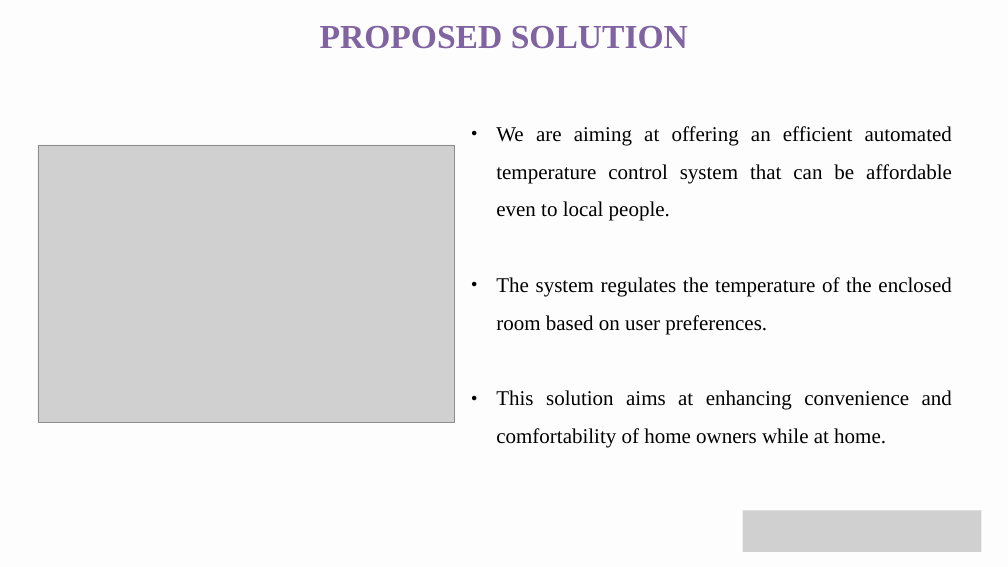
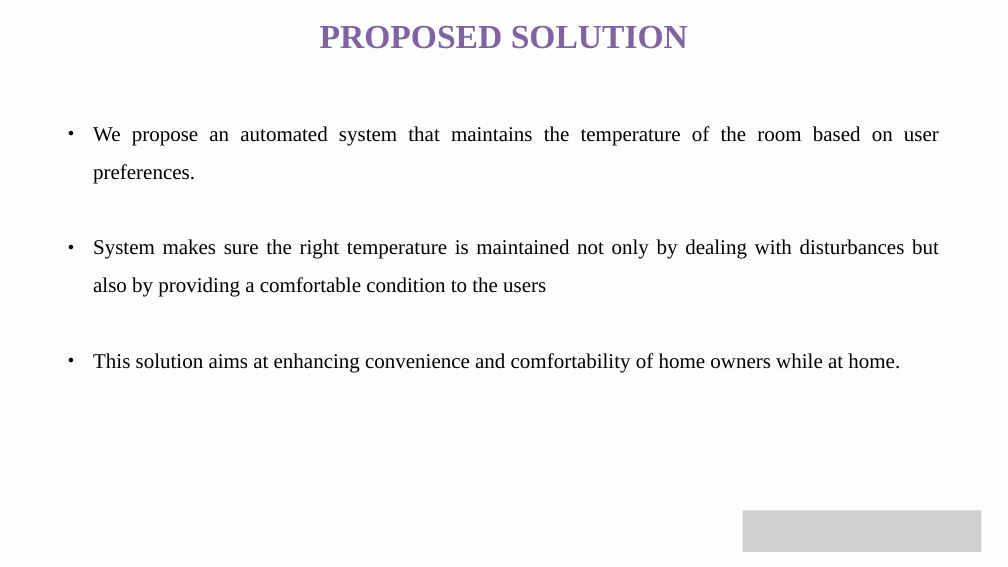
Before and after one commit to arc1o1/Automated_Temperature_Control_System, a slide deck: slide 4 of 02_documentation/Automated_Temperature_Control_System_GIP_Project_Implementation_Presentation.pptx (slide 6 before the commit). Drawn at 1008x567 pixels with LibreOffice and Linux fonts; fonts in the diff are those of the drawing; grey boxes stand for pictures. Boxes give left, top, right and bottom in pixels: in the first picture for what was removed or moved away, otherwise in the second. Text is boxed around its words. In the diff, an @@ line names an element or a change of style, - is before the commit and + after.

```diff
--- a/02_documentation/Automated_Temperature_Control_System_GIP_Project_Implementation_Presentation.pptx
+++ b/02_documentation/Automated_Temperature_Control_System_GIP_Project_Implementation_Presentation.pptx
@@ text "We propose an automated system ...": place and size @@
-text "We propose an automated system ..." at [496, 126, 952, 448]
+text "We propose an automated system ..." at [93, 126, 939, 373]
@@ picture removed at [38, 145, 455, 422] @@
@@ text at [93, 126, 939, 297]: text changed @@
-● We are aiming at offering an efficient automated temperature control system that can be affordable even to local people.
-● The system regulates the temperature of the enclosed room based on user preferences.
+● We propose an automated system that maintains the temperature of the room based on user preferences.
+● System makes sure the right temperature is maintained not only by dealing with disturbances but also by providing a comfortable condition to the users
```
Also in this commit, not shown: 7 other slides changed, 12 slides added, 7 slides removed, 4 other files.
